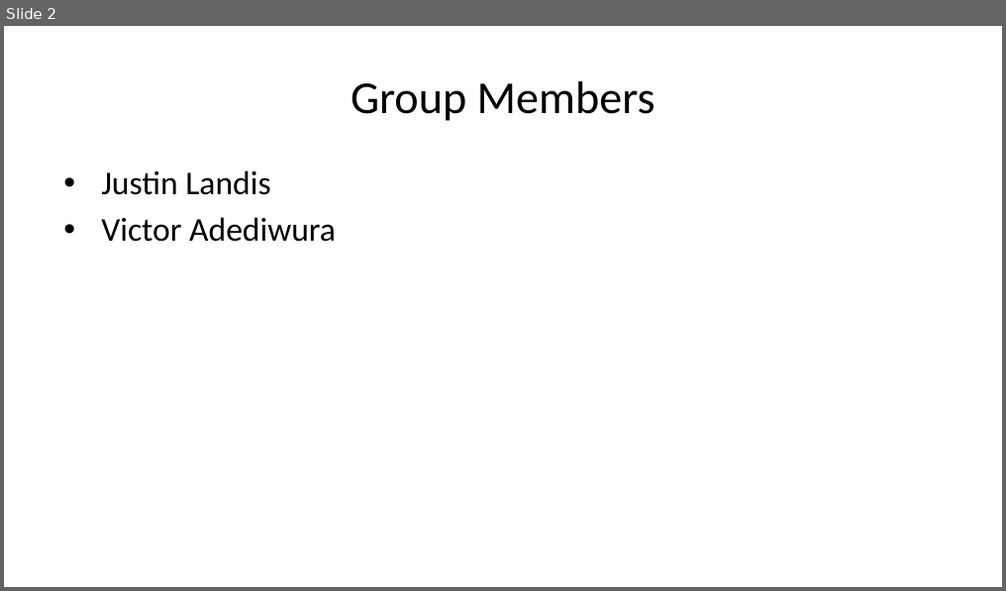
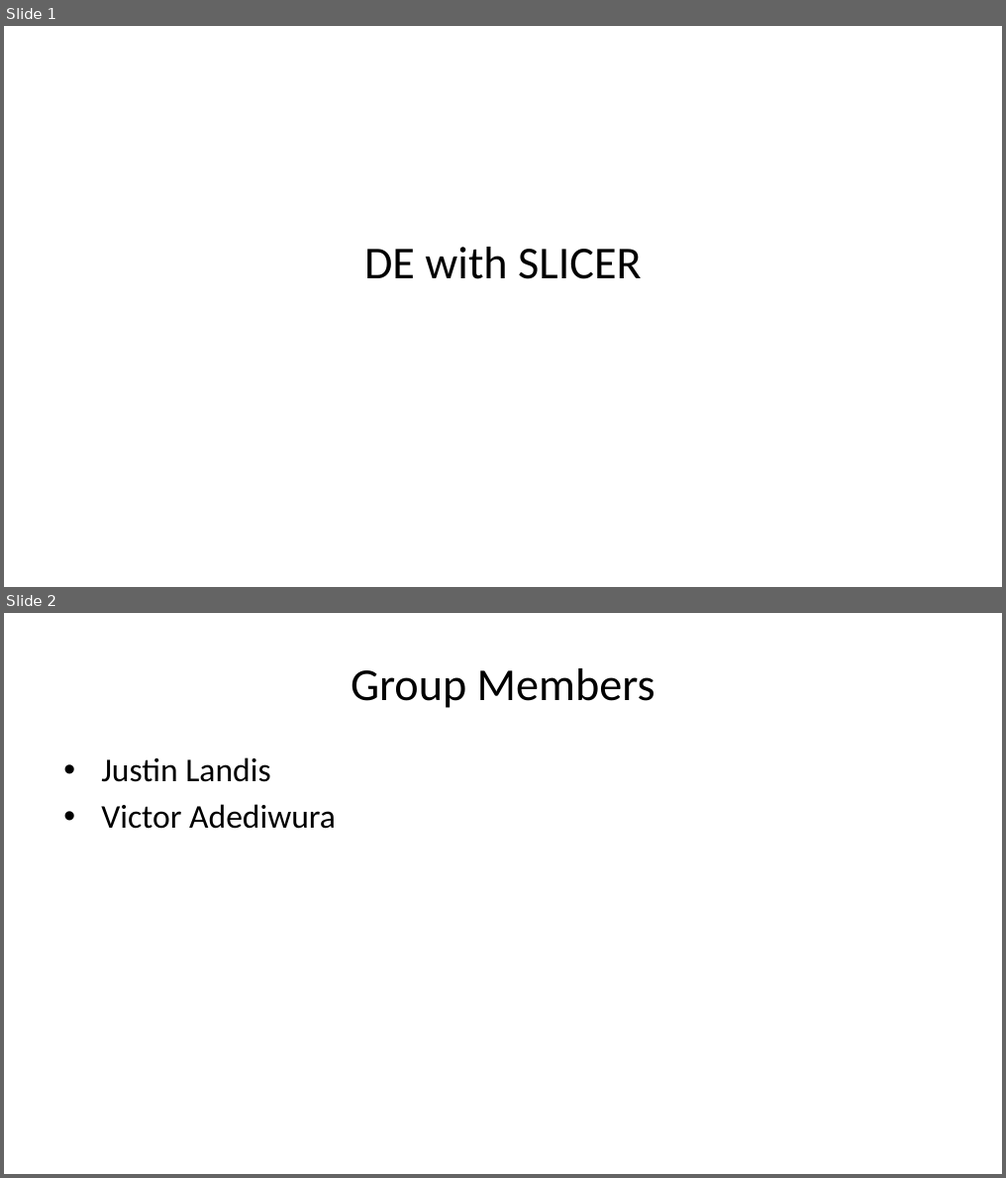
Before and after one commit to jtlandis/Comp683-Proj, a slide deck: _Project-Proposal.pptx. Shown one above the other, each under a label of ours: slide 2 before the commit, slides 1 and 2 after it. The pictures are 1006x591 and 1006x1178 pixels, drawn with LibreOffice and Linux fonts; fonts in the diff are those of the drawing. Boxes give left, top, right and bottom in pixels: in the first picture for what was removed or moved away, otherwise in the second. Text is boxed around its words. In the diff, an @@ line names an element or a change of style, - is before the commit and + after.

```diff
--- a/_Project-Proposal.pptx
+++ b/_Project-Proposal.pptx
@@ slide 1 added at bbox=[4, 26, 1002, 587], background #FFFFFF @@
@@ title added at bbox=[364, 247, 641, 279], 33 pt, text #000000 @@
+DE with SLICER
```
Also in this commit, not shown: 7 slides changed, 2 slides removed.
